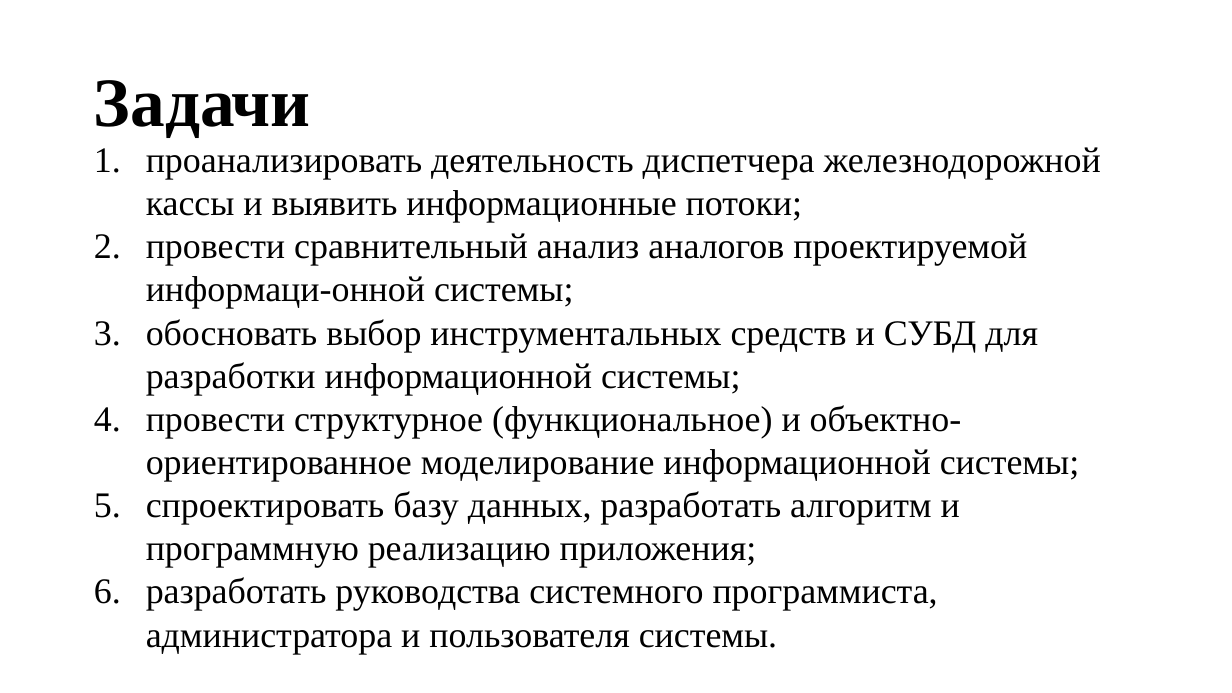
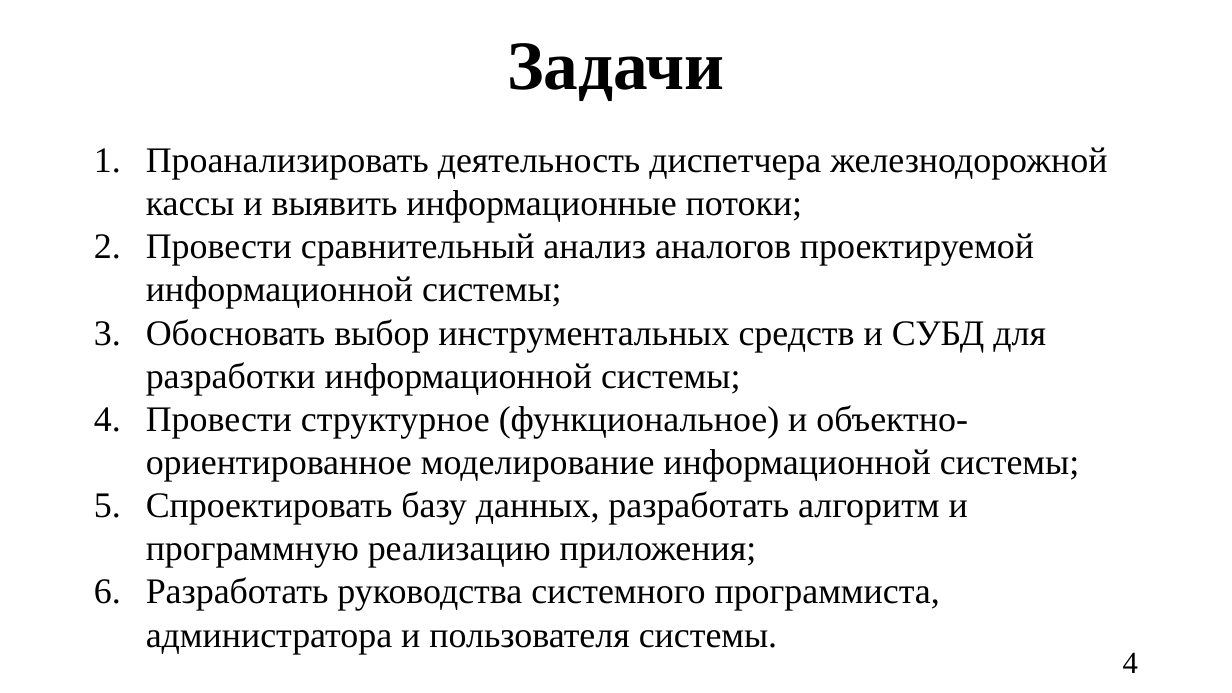
Before and after one commit to DogNellaf/TrainsDiploma, a slide deck: slide 4 of doc/Презентация.pptx. Drawn at 1232x693 pixels with LibreOffice and Linux fonts; fonts in the diff are those of the drawing; background and template pictures are left out. Boxes give left, top, right and bottom in pixels: in the first picture for what was removed or moved away, otherwise in the second. Text is boxed around its words. In the diff, an @@ line names an element or a change of style, - is before the commit and + after.

```diff
--- a/doc/Презентация.pptx
+++ b/doc/Презентация.pptx
@@ title "Задачи": place and size @@
-title "Задачи" at (94,80,311,138)
+title "Задачи" at (507,43,724,101)
@@ title "Задачи" at (507,43,724,101): alignment left to centre @@
@@ text at (146,147,1107,654): text changed @@
-1. проанализировать деятельность диспетчера железнодорожной кассы и выявить информационные потоки;
-2. провести сравнительный анализ аналогов проектируемой информаци-онной системы;
-3. обосновать выбор инструментальных средств и СУБД для разработки информационной системы;
-4. провести структурное (функциональное) и объектно-ориентированное моделирование информационной системы;
-5. спроектировать базу данных, разработать алгоритм и программную реализацию приложения;
-6. разработать руководства системного программиста, администратора и пользователя системы.
+1. Проанализировать деятельность диспетчера железнодорожной кассы и выявить информационные потоки;
+2. Провести сравнительный анализ аналогов проектируемой информационной системы;
+3. Обосновать выбор инструментальных средств и СУБД для разработки информационной системы;
+4. Провести структурное (функциональное) и объектно-ориентированное моделирование информационной системы;
+5. Спроектировать базу данных, разработать алгоритм и программную реализацию приложения;
+6. Разработать руководства системного программиста, администратора и пользователя системы.
@@ page number added at (1123,652,1138,673), 24 pt, text #000000 @@
+4
```
Also in this commit, not shown: 4 other slides changed, 19 slides added, 1 slide removed, 2 other files.
